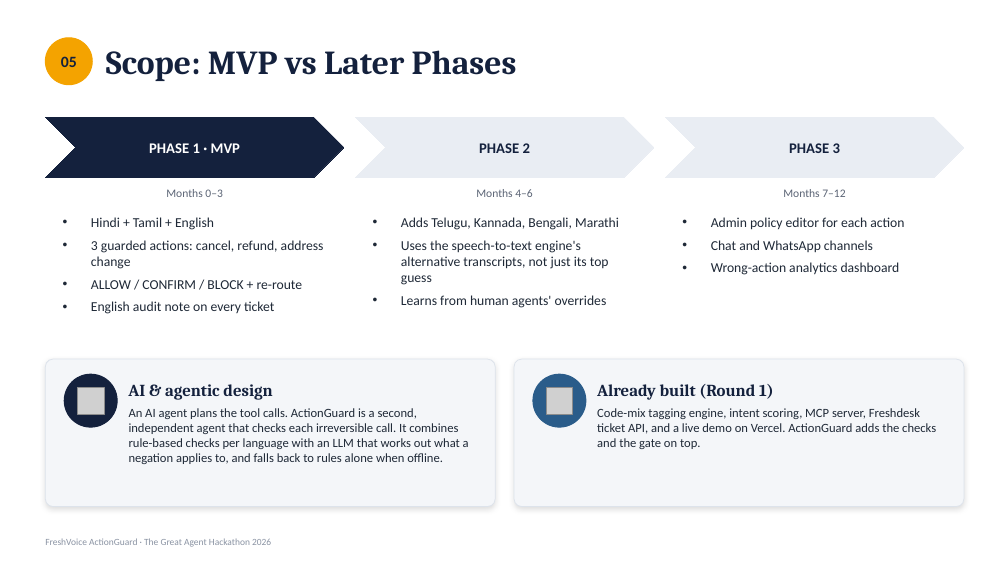
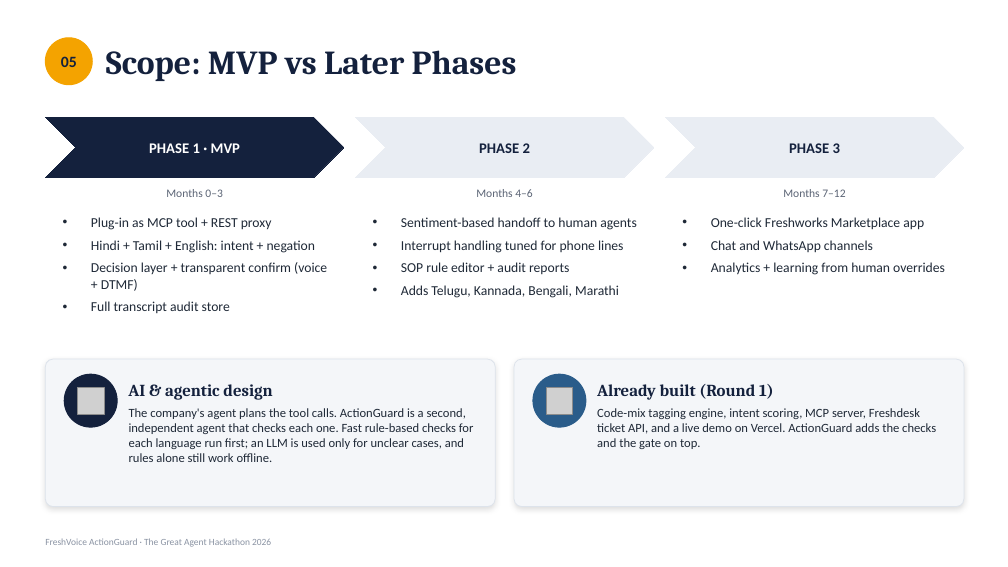
Before and after one commit to ramanathanmani/great-agent-hackathon-2026, a slide deck: slide 15 of docs/presentation/ActionGuard-Business-Case.pptx (slide 10 before the commit). Drawn at 1008x567 pixels with LibreOffice and Linux fonts; fonts in the diff are those of the drawing; grey boxes stand for pictures. Boxes give left, top, right and bottom in pixels: in the first picture for what was removed or moved away, otherwise in the second. Text is boxed around its words. In the diff, an @@ line names an element or a change of style, - is before the commit and + after.

```diff
--- a/docs/presentation/ActionGuard-Business-Case.pptx
+++ b/docs/presentation/ActionGuard-Business-Case.pptx
@@ text at bbox=[91, 217, 327, 313]: text changed @@
-• Hindi + Tamil + English
-• 3 guarded actions: cancel, refund, address change
-• ALLOW / CONFIRM / BLOCK + re-route
-• English audit note on every ticket
+• Plug-in as MCP tool + REST proxy
+• Hindi + Tamil + English: intent + negation
+• Decision layer + transparent confirm (voice + DTMF)
+• Full transcript audit store
@@ text at bbox=[401, 217, 637, 274]: paragraphs added @@
+• Sentiment-based handoff to human agents
+• Interrupt handling tuned for phone lines
+• SOP rule editor + audit reports
@@ text at bbox=[711, 217, 924, 230]: text changed @@
-• Admin policy editor for each action
+• One-click Freshworks Marketplace app
@@ text at bbox=[401, 240, 609, 308]: paragraphs removed @@
-• Uses the speech-to-text engine's alternative transcripts, not just its top guess
-• Learns from human agents' overrides
@@ text at bbox=[711, 262, 945, 275]: text changed @@
-• Wrong-action analytics dashboard
+• Analytics + learning from human overrides
@@ text at bbox=[129, 408, 474, 462]: text changed @@
-An AI agent plans the tool calls. ActionGuard is a second, independent agent that checks each irreversible call. It combines rule-based checks per language with an LLM that works out what a negation applies to, and falls back to rules alone when offline.
+The company's agent plans the tool calls. ActionGuard is a second, independent agent that checks each one. Fast rule-based checks for each language run first; an LLM is used only for unclear cases, and rules alone still work offline.
```
Also in this commit, not shown: 10 other slides changed, 6 slides added, 2 slides removed, 1 other file.
